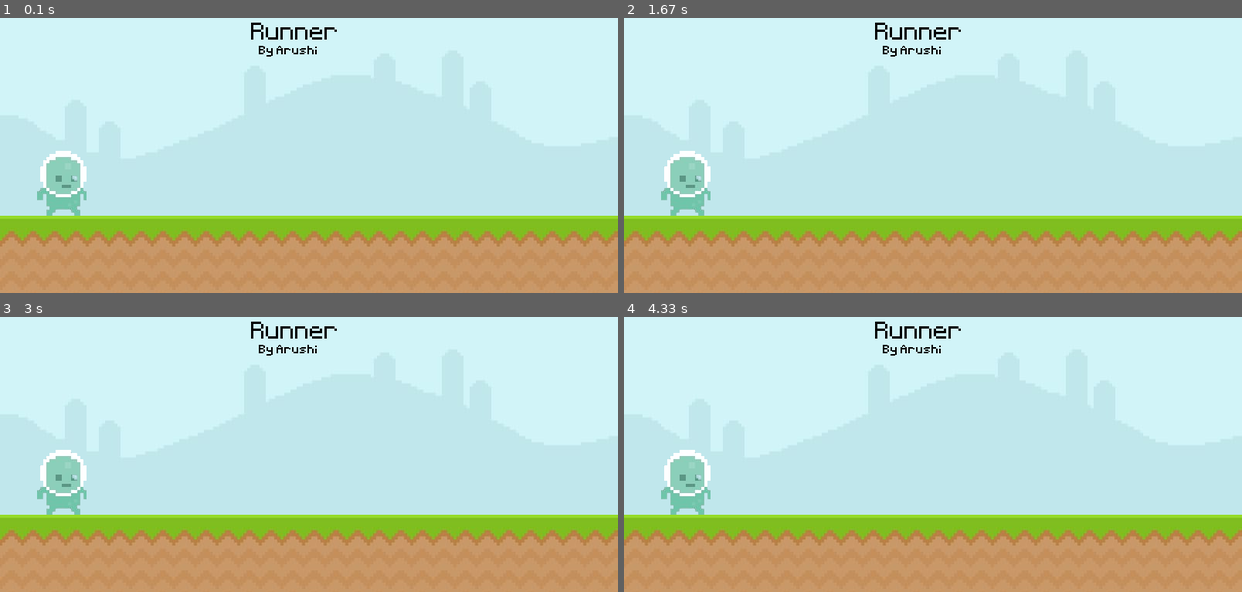
Above: before the commit, frames 1-4 (two rows, left to right).
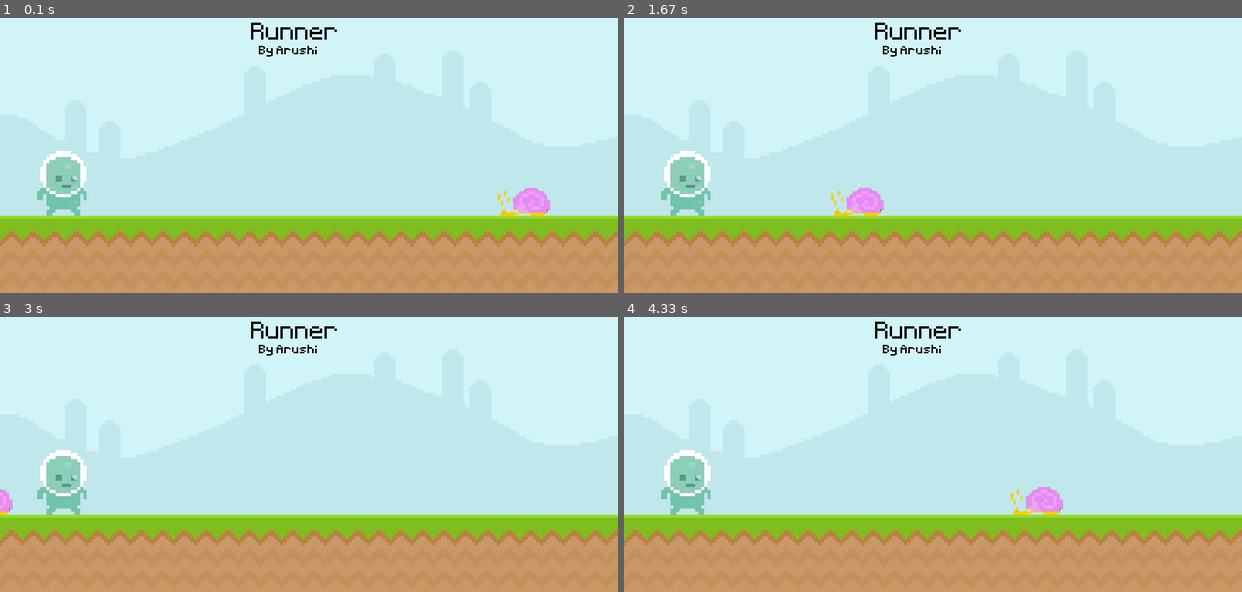
Above: after the commit, the same moments.

Repository: arushi32588/pygame.runner
Game: pygame game, started from runner.py
The game is run twice, just before and just after one commit, with the same random seed, the same clock (stepped at 60 frames per second) and the same inputs.
Inputs:
- Up to frame 1 (0.1 s): no input
- Up to frame 2 (1.67 s): no input
- Up to frame 3 (3 s): no input
- Up to frame 4 (4.33 s): no input

The runs differ from the first frame. In frame 1, 0.6% of the frame differs, in the area x 80-90%, y 61-72%; in frame 2, 0.6%; in frame 3, 0.1%; in frame 4, 0.6%.

Commit message:
Added snail animation to the display surface.

Diff:
--- a/runner.py
+++ b/runner.py
@@ -14,6 +14,9 @@
 player_surf = pygame.image.load('graphics/Player/walk1.png')
 player_rect = player_surf.get_rect(midbottom = (80, 300))
 
+snail_surf = pygame.image.load('graphics/Snail/snail1.png').convert_alpha()
+snail_rect = snail_surf.get_rect(midbottom = (700,300))
+
 text_surface1 = font1.render('Runner', False, 'Black')
 text_surface2 = font2.render('By Arushi', False, 'Black')
 
@@ -29,8 +32,10 @@
     screen.blit(text_surface1, (325, 50))
     screen.blit(text_surface2, (335, 80))
     screen.blit(player_surf, player_rect)
-
-
+    screen.blit(snail_surf, snail_rect)
+    snail_rect.left -= 4
+    if snail_rect.right <= 0:
+        snail_rect.left = 800
     # update everything
     pygame.display.update() # updates everything happening in the loop to display
     clock.tick(60) # telling the while loop it should not run more than 60 times/second
